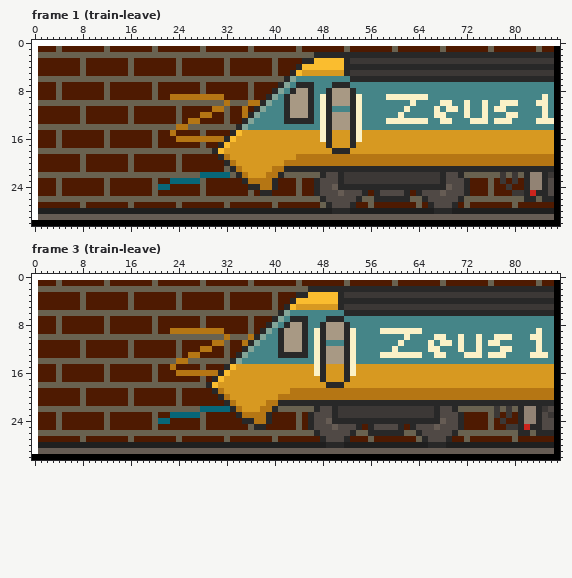
Two versions of one pixel-art file, stadt/assets/images/zeus-train.ase. This is how it looked before the edit.
88x31 pixels, 84 frames. Colours within 5 levels of each other are drawn and written as one. Shown: frame 1 (train-leave), frame 3 (train-leave). The commit also changed other frames, which this record leaves out.
The result:
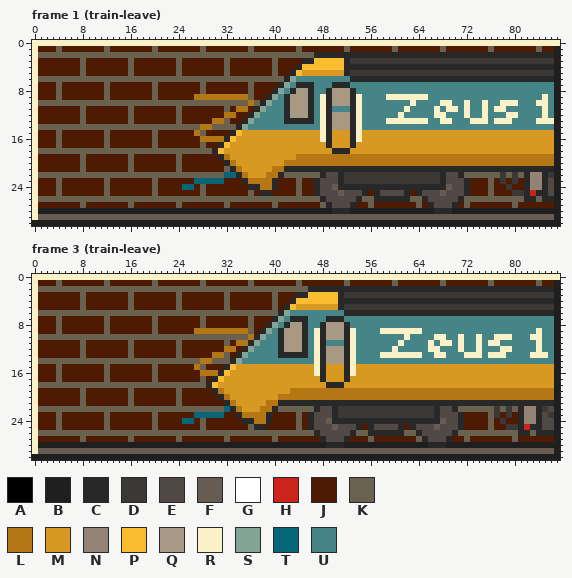
Palette (. is transparent): A #000000  B #1f1f1f  C #282828  D #3c3836  E #504945  F #665c54  G #ffffff  H #cc241d  J #4e1a01  K #696250  L #b57614  M #d79921  N #928374  P #fabd2f  Q #a89984  R #fbf1c7  S #83a598  T #076678  U #458588
What changed:
Changed rows in their new state; - is an unchanged pixel.
Frame 1 (train-leave), layers "border", "neon-sign/neon":
first column x 0:
 0 RRRRRRRRRRRRRRRRRRRRRRRRRRRRRRRRRRRRRRRRRRRRRRRRRRRRRRRRRRRRRRRRRRRRRRRRRRRRRRRRRRRRRRRR
 1 R--------------------------------------------------------------------------------------B
 2 R--------------------------------------------------------------------------------------B
 3 R--------------------------------------------------------------------------------------B
 4 R--------------------------------------------------------------------------------------B
 5 R--------------------------------------------------------------------------------------B
 6 R--------------------------------------------------------------------------------------B
 7 R--------------------------------------------------------------------------------------B
 8 R--------------------------------------------------------------------------------------B
 9 R----------------------JJJJ-----LLLL---------------------------------------------------B
10 R-------------------------------K----K-------------------------------------------------B
11 R-----------------------------JJ--L----------------------------------------------------B
12 R---------------------------JJ--LL-J---------------------------------------------------B
13 R-------------------------JJ--LL-------------------------------------------------------B
14 R-----------------------KK--LL---------------------------------------------------------B
15 R----------------------J---L-----------------------------------------------------------B
16 R-----------------------JJJJ-----------------------------------------------------------B
17 R--------------------------------------------------------------------------------------B
18 R--------------------------------------------------------------------------------------B
19 R--------------------------------------------------------------------------------------B
20 R--------------------------------------------------------------------------------------B
21 R--------------------------------------------------------------------------------------B
22 R---------------------------KKKK-T-----------------------------------------------------B
23 R----------------------JJJJ-TTTT-------------------------------------------------------B
24 R--------------------JJ--TT------------------------------------------------------------B
25 R--------------------------------------------------------------------------------------B
26 R--------------------------------------------------------------------------------------B
27 R--------------------------------------------------------------------------------------B
28 R--------------------------------------------------------------------------------------B
29 R--------------------------------------------------------------------------------------B
30 BBBBBBBBBBBBBBBBBBBBBBBBBBBBBBBBBBBBBBBBBBBBBBBBBBBBBBBBBBBBBBBBBBBBBBBBBBBBBBBBBBBBBBBB
Frame 3 (train-leave), layers "border", "neon-sign/neon":
first column x 0:
 0 RRRRRRRRRRRRRRRRRRRRRRRRRRRRRRRRRRRRRRRRRRRRRRRRRRRRRRRRRRRRRRRRRRRRRRRRRRRRRRRRRRRRRRRR
 1 R--------------------------------------------------------------------------------------B
 2 R--------------------------------------------------------------------------------------B
 3 R--------------------------------------------------------------------------------------B
 4 R--------------------------------------------------------------------------------------B
 5 R--------------------------------------------------------------------------------------B
 6 R--------------------------------------------------------------------------------------B
 7 R--------------------------------------------------------------------------------------B
 8 R--------------------------------------------------------------------------------------B
 9 R----------------------JJJJ-----LLLL---------------------------------------------------B
10 R-------------------------------K------------------------------------------------------B
11 R-----------------------------JJ--L----------------------------------------------------B
12 R---------------------------JJ--LL-----------------------------------------------------B
13 R-------------------------JJ--LL-------------------------------------------------------B
14 R-----------------------KK--LL---------------------------------------------------------B
15 R----------------------J---L-----------------------------------------------------------B
16 R-----------------------JJJJ-----------------------------------------------------------B
17 R--------------------------------------------------------------------------------------B
18 R--------------------------------------------------------------------------------------B
19 R--------------------------------------------------------------------------------------B
20 R--------------------------------------------------------------------------------------B
21 R--------------------------------------------------------------------------------------B
22 R---------------------------KKKK-------------------------------------------------------B
23 R----------------------JJJJ-TTTT-------------------------------------------------------B
24 R--------------------JJ--TT------------------------------------------------------------B
25 R--------------------------------------------------------------------------------------B
26 R--------------------------------------------------------------------------------------B
27 R--------------------------------------------------------------------------------------B
28 R--------------------------------------------------------------------------------------B
29 R--------------------------------------------------------------------------------------B
30 BBBBBBBBBBBBBBBBBBBBBBBBBBBBBBBBBBBBBBBBBBBBBBBBBBBBBBBBBBBBBBBBBBBBBBBBBBBBBBBBBBBBBBBB
Where, in picture pixels (left, top, right, bottom), the same in both pictures:
changed: (32, 40, 560, 226)
changed: (32, 274, 560, 460)
